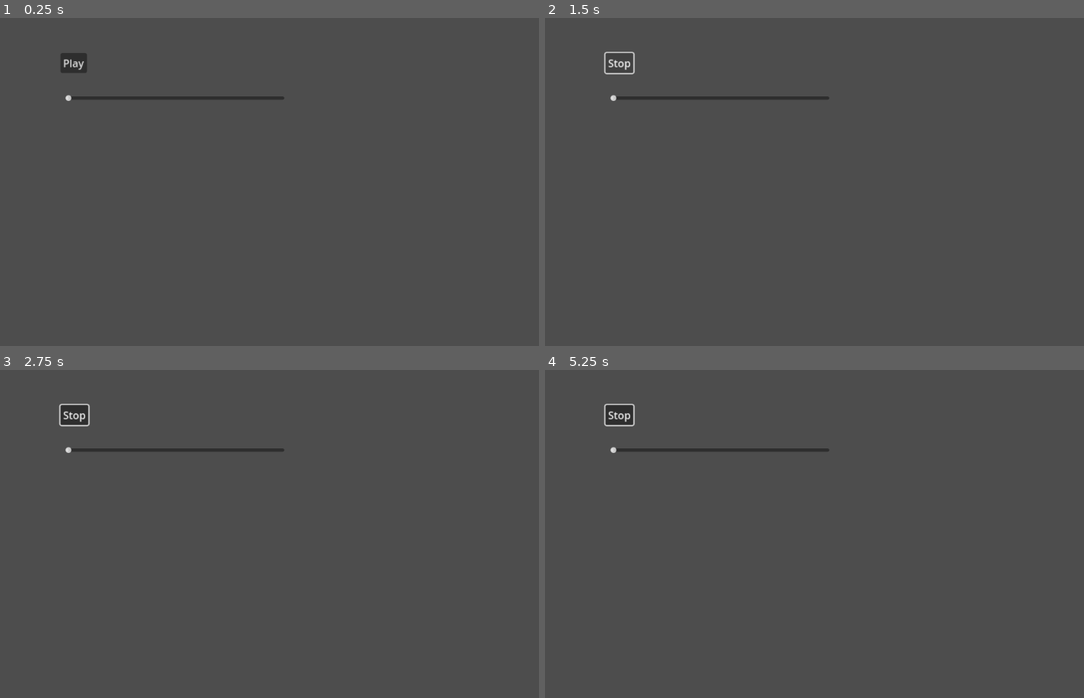
Above: before the commit, frames 1-4 (two rows, left to right).
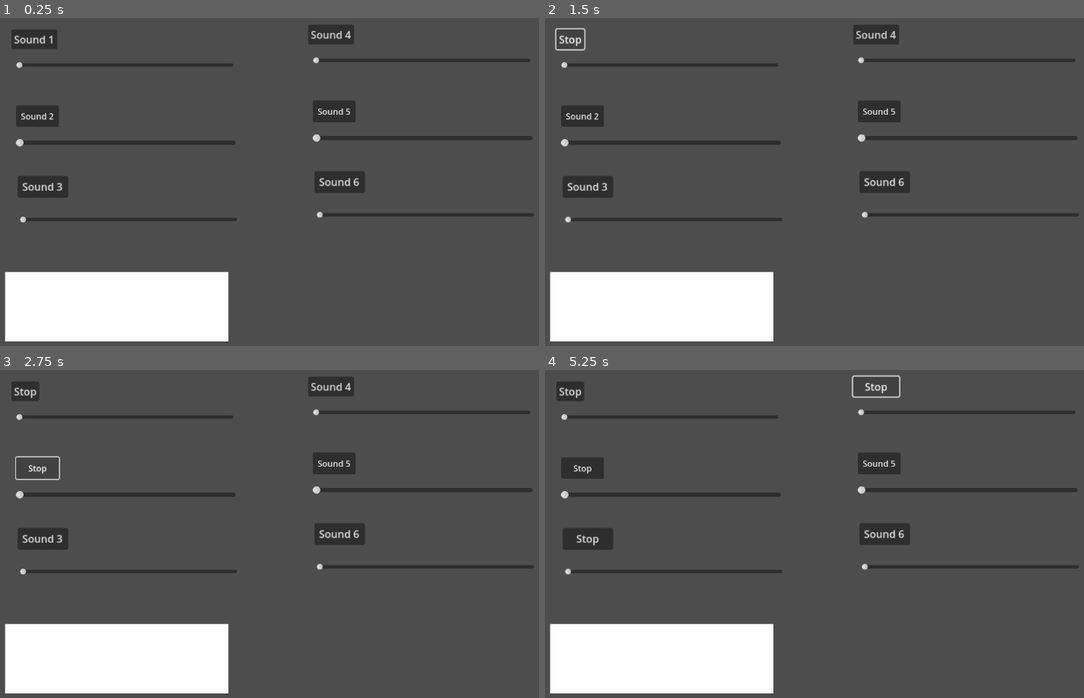
Above: after the commit, the same moments.

Repository: RobertCowper/Music_Assignment
Game: Godot game, scene res://Assingment_Scene.tscn
Two runs of this game, one before a commit and one after it. Both use one fixed random seed, a clock stepped at 60 frames per second and the inputs below. The project has no main scene, so this scene is started directly.
Inputs (mouse positions are in pixels of both pictures, inside the frame that each line leads up to):
- Up to frame 1 (0.25 s): no input
- Up to frame 2 (1.5 s): click "Play" (after the commit: "Sound 1") at 0.5 s; click "Stop" at 1.25 s
- Up to frame 3 (2.75 s): click (37, 468) at 2 s, where only the run after the commit has a clickable "Sound 2"
- Up to frame 4 (5.25 s): click "Stop" at 2.75 s; click (588, 537) at 3.5 s, where only the run after the commit has a clickable "Sound 3"; click "Stop" at 4.25 s; click (873, 386) at 5 s, where only the run after the commit has a clickable "Sound 4"

The runs differ from the first frame. In frame 1, 15% of the frame differs, in the area x 0-100%, y 2-99%; in frame 2, 15%; in frame 3, 15%; in frame 4, 15%.

Commit message:
button and nodes linked

Diff:
--- a/Assingment_Scene.tscn
+++ b/Assingment_Scene.tscn
@@ -1,31 +1,154 @@
-[gd_scene load_steps=3 format=3 uid="uid://oyt4ptt18m7n"]
+[gd_scene load_steps=8 format=3 uid="uid://oyt4ptt18m7n"]
 
 [ext_resource type="Script" path="res://audio_demo.gd" id="1_frvh4"]
-[ext_resource type="Script" path="res://Looper.gd" id="2_vqsuw"]
+[ext_resource type="AudioStream" uid="uid://d1fll2yj835qd" path="res://samples/cowbell-808.wav" id="2_gbpkw"]
+[ext_resource type="AudioStream" uid="uid://bsqkmp3iyooc7" path="res://samples/clap-fat.wav" id="4_8pe2r"]
+[ext_resource type="AudioStream" uid="uid://cqx0em2oysoeo" path="res://samples/kick-deep.wav" id="4_atgbl"]
+[ext_resource type="AudioStream" uid="uid://6t4omtk1ptde" path="res://samples/kick-vinyl01.wav" id="5_ltgal"]
+[ext_resource type="AudioStream" uid="uid://fbn8nlrjieul" path="res://samples/ride-acoustic01.wav" id="6_p0h6s"]
+
+[sub_resource type="RectangleShape2D" id="RectangleShape2D_tw0sl"]
+size = Vector2(92.8804, 13.0097)
 
 [node name="Audio_Demo" type="Node2D"]
 script = ExtResource("1_frvh4")
 
-[node name="AudioStreamPlayer2D" type="AudioStreamPlayer2D" parent="."]
+[node name="Area2D" type="Area2D" parent="."]
+position = Vector2(24, 496)
+scale = Vector2(4.54595, 10.1751)
+
+[node name="CollisionShape2D" type="CollisionShape2D" parent="Area2D"]
+position = Vector2(46.3897, 6.46795)
+scale = Vector2(1, 1)
+shape = SubResource("RectangleShape2D_tw0sl")
+
+[node name="ColorRect" type="ColorRect" parent="Area2D"]
+offset_right = 93.0
+offset_bottom = 13.0
+metadata/_edit_use_anchors_ = true
 
 [node name="Button" type="Button" parent="."]
-offset_left = 129.0
-offset_top = 81.0
-offset_right = 170.0
-offset_bottom = 112.0
+offset_left = 36.0
+offset_top = 36.0
+offset_right = 77.0
+offset_bottom = 67.0
 scale = Vector2(1.22595, 1.21512)
-text = "Play"
+text = "Sound 1"
 
 [node name="HSlider" type="HSlider" parent="."]
-offset_left = 138.0
-offset_top = 160.0
-offset_right = 677.0
-offset_bottom = 176.0
+offset_left = 45.0
+offset_top = 95.0
+offset_right = 580.0
+offset_bottom = 118.0
 scale = Vector2(0.769444, 0.785391)
-step = 0.1
 
-[node name="Node2D" type="Node2D" parent="."]
-script = ExtResource("2_vqsuw")
+[node name="AudioStreamPlayer2D" type="AudioStreamPlayer2D" parent="."]
+stream = ExtResource("2_gbpkw")
 
+[node name="Button2" type="Button" parent="."]
+offset_left = 45.0
+offset_top = 180.0
+offset_right = 126.0
+offset_bottom = 221.0
+text = "Sound 2"
+
+[node name="HSlider2" type="HSlider" parent="."]
+offset_left = 44.0
+offset_top = 242.0
+offset_right = 461.0
+offset_bottom = 261.0
+
+[node name="AudioStreamPlayer2D2" type="AudioStreamPlayer2D" parent="."]
+stream = ExtResource("4_atgbl")
+
+[node name="Button3" type="Button" parent="."]
+offset_left = 48.0
+offset_top = 314.0
+offset_right = 126.0
+offset_bottom = 348.0
+scale = Vector2(1.22595, 1.21512)
+text = "Sound 3"
+
+[node name="HSlider3" type="HSlider" parent="."]
+offset_left = 52.0
+offset_top = 388.0
+offset_right = 587.0
+offset_bottom = 411.0
+scale = Vector2(0.769444, 0.785391)
+
+[node name="AudioStreamPlayer2D3" type="AudioStreamPlayer2D" parent="."]
+position = Vector2(52, 388)
+scale = Vector2(0.769444, 0.785391)
+stream = ExtResource("4_8pe2r")
+
+[node name="Button4" type="Button" parent="."]
+offset_left = 598.0
+offset_top = 27.0
+offset_right = 669.0
+offset_bottom = 58.0
+scale = Vector2(1.22595, 1.21512)
+text = "Sound 4"
+
+[node name="HSlider4" type="HSlider" parent="."]
+offset_left = 607.0
+offset_top = 86.0
+offset_right = 1142.0
+offset_bottom = 109.0
+scale = Vector2(0.769444, 0.785391)
+
+[node name="AudioStreamPlayer2D4" type="AudioStreamPlayer2D" parent="."]
+position = Vector2(52, 388)
+scale = Vector2(0.769444, 0.785391)
+stream = ExtResource("4_atgbl")
+
+[node name="Button5" type="Button" parent="."]
+offset_left = 607.0
+offset_top = 171.0
+offset_right = 688.0
+offset_bottom = 212.0
+text = "Sound 5"
+
+[node name="HSlider5" type="HSlider" parent="."]
+offset_left = 606.0
+offset_top = 233.0
+offset_right = 1023.0
+offset_bottom = 252.0
+
+[node name="AudioStreamPlayer2D5" type="AudioStreamPlayer2D" parent="."]
+position = Vector2(52, 388)
+scale = Vector2(0.769444, 0.785391)
+stream = ExtResource("5_ltgal")
+
+[node name="Button6" type="Button" parent="."]
+offset_left = 610.0
+offset_top = 305.0
+offset_right = 688.0
+offset_bottom = 339.0
+scale = Vector2(1.22595, 1.21512)
+text = "Sound 6"
+
+[node name="HSlider6" type="HSlider" parent="."]
+offset_left = 614.0
+offset_top = 379.0
+offset_right = 1149.0
+offset_bottom = 402.0
+scale = Vector2(0.769444, 0.785391)
+
+[node name="AudioStreamPlayer2D6" type="AudioStreamPlayer2D" parent="."]
+position = Vector2(52, 388)
+scale = Vector2(0.769444, 0.785391)
+stream = ExtResource("6_p0h6s")
+
+[connection signal="input_event" from="Area2D" to="." method="_on_area_2d_input_event"]
 [connection signal="button_down" from="Button" to="." method="_on_button_button_down"]
 [connection signal="value_changed" from="HSlider" to="." method="_on_h_slider_value_changed"]
+[connection signal="button_down" from="Button2" to="." method="_on_button_2_button_down"]
+[connection signal="value_changed" from="HSlider2" to="." method="_on_h_slider_2_value_changed"]
+[connection signal="button_down" from="Button3" to="." method="_on_button_3_button_down"]
+[connection signal="value_changed" from="HSlider3" to="." method="_on_h_slider_3_value_changed"]
+[connection signal="button_down" from="Button4" to="." method="_on_button_4_button_down"]
+[connection signal="value_changed" from="HSlider4" to="." method="_on_h_slider_4_value_changed"]
+[connection signal="button_down" from="Button5" to="." method="_on_button_5_button_down"]
+[connection signal="value_changed" from="HSlider5" to="." method="_on_h_slider_5_value_changed"]
+[connection signal="button_down" from="Button6" to="." method="_on_button_6_button_down"]
+[connection signal="value_changed" from="HSlider6" to="." method="_on_h_slider_6_value_changed"]
--- a/audio_demo.gd
+++ b/audio_demo.gd
@@ -1,13 +1,39 @@
 extends Node2D
 
 
-# Called when the node enters the scene tree for the first time.
 func _ready() -> void:
-	pass # Replace with function body.
+	pass
+
+func _process(delta: float) -> void:
+	pass
+
+func _on_h_slider_value_changed(value: float) -> void:
+	$AudioStreamPlayer2D.pitch_scale = value
+	pass
+
+func _on_h_slider_2_value_changed(value: float) -> void:
+	$AudioStreamPlayer2D2.pitch_scale = value
+	pass
+
+func _on_h_slider_3_value_changed(value: float) -> void:
+	$AudioStreamPlayer2D3.pitch_scale = value
+	pass
+
+func _on_h_slider_4_value_changed(value: float) -> void:
+	$AudioStreamPlayer2D4.pitch_scale = value
+	pass
+
+func _on_h_slider_5_value_changed(value: float) -> void:
+	$AudioStreamPlayer2D5.pitch_scale = value
+	pass
+
+func _on_h_slider_6_value_changed(value: float) -> void:
+	$AudioStreamPlayer2D6.pitch_scale = value
+	pass
 
 
-# Called every frame. 'delta' is the elapsed time since the previous frame.
-func _process(delta: float) -> void:
+func _on_area_2d_input_event(viewport: Node, event: InputEvent, shape_idx: int) -> void:
+
 	pass
 
 
@@ -18,10 +44,49 @@
 	else:
 		$Button.text = "Stop"
 		$AudioStreamPlayer2D.play()
+	pass
 
-	pass # Replace with function body.
+func _on_button_2_button_down() -> void:
+	if $AudioStreamPlayer2D2.playing:
+		$Button2.text = "Play"
+		$AudioStreamPlayer2D2.stop()
+	else:
+		$Button2.text = "Stop"
+		$AudioStreamPlayer2D2.play()
+	pass
 
+func _on_button_3_button_down() -> void:
+	if $AudioStreamPlayer2D3.playing:
+		$Button3.text = "Play"
+		$AudioStreamPlayer2D3.stop()
+	else:
+		$Button3.text = "Stop"
+		$AudioStreamPlayer2D3.play()
+	pass
 
-func _on_h_slider_value_changed(value: float) -> void:
-	$AudioStreamPlayer2D.pitch_scale = value # Replace with function body.
+func _on_button_4_button_down() -> void:
+	if $AudioStreamPlayer2D4.playing:
+		$Button4.text = "Play"
+		$AudioStreamPlayer2D4.stop()
+	else:
+		$Button4.text = "Stop"
+		$AudioStreamPlayer2D4.play()
 	pass
+
+func _on_button_5_button_down() -> void:
+	if $AudioStreamPlayer2D5.playing:
+		$Button5.text = "Play"
+		$AudioStreamPlayer2D5.stop()
+	else:
+		$Button5.text = "Stop"
+		$AudioStreamPlayer2D5.play()
+	pass
+
+func _on_button_6_button_down() -> void:
+	if $AudioStreamPlayer2D6.playing:
+		$Button6.text = "Play"
+		$AudioStreamPlayer2D6.stop()
+	else:
+		$Button6.text = "Stop"
+		$AudioStreamPlayer2D6.play()
+	pass
Not shown, added: samples/clap-808.wav.import
Not shown, added: samples/clap-analog.wav.import
Not shown, added: samples/clap-crushed.wav.import
Not shown, added: samples/clap-fat.wav.import
Not shown, added: samples/clap-slapper.wav.import
Not shown, added: samples/clap-tape.wav.import
Not shown, added: samples/cowbell-808.wav.import
Not shown, added: samples/crash-808.wav.import
Not shown, added: samples/crash-acoustic.wav.import
Not shown, added: samples/crash-noise.wav.import
Not shown, added: samples/crash-tape.wav.import
Not shown, added: samples/hihat-808.wav.import
(and 186 more such lines)
